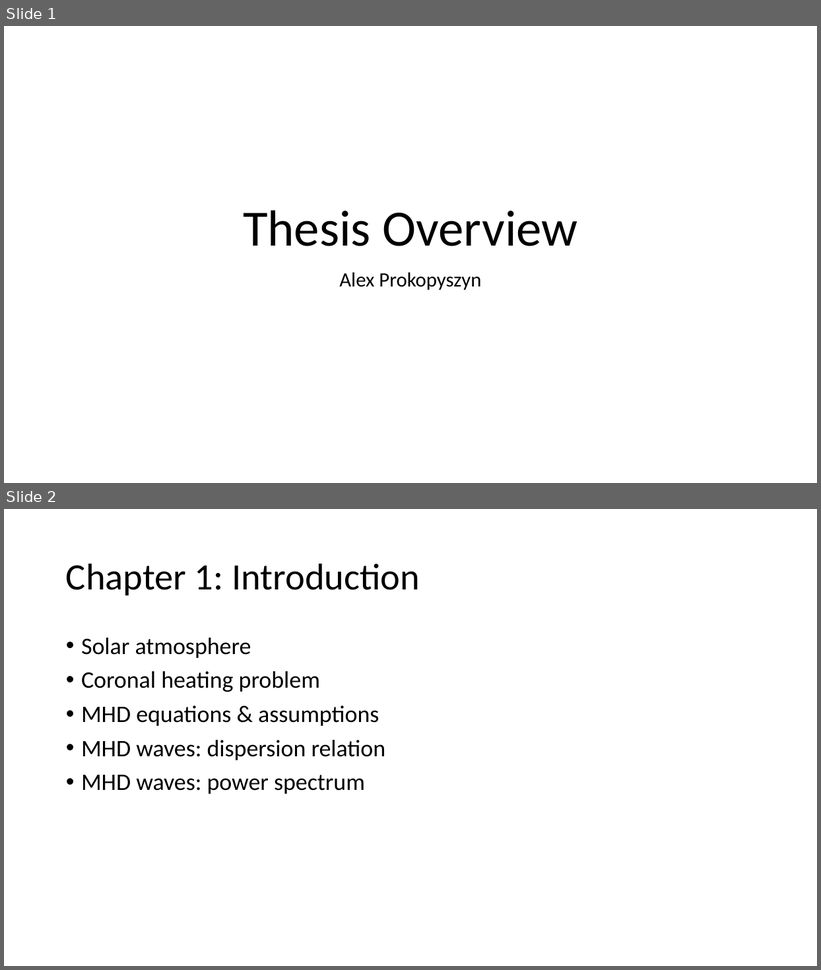
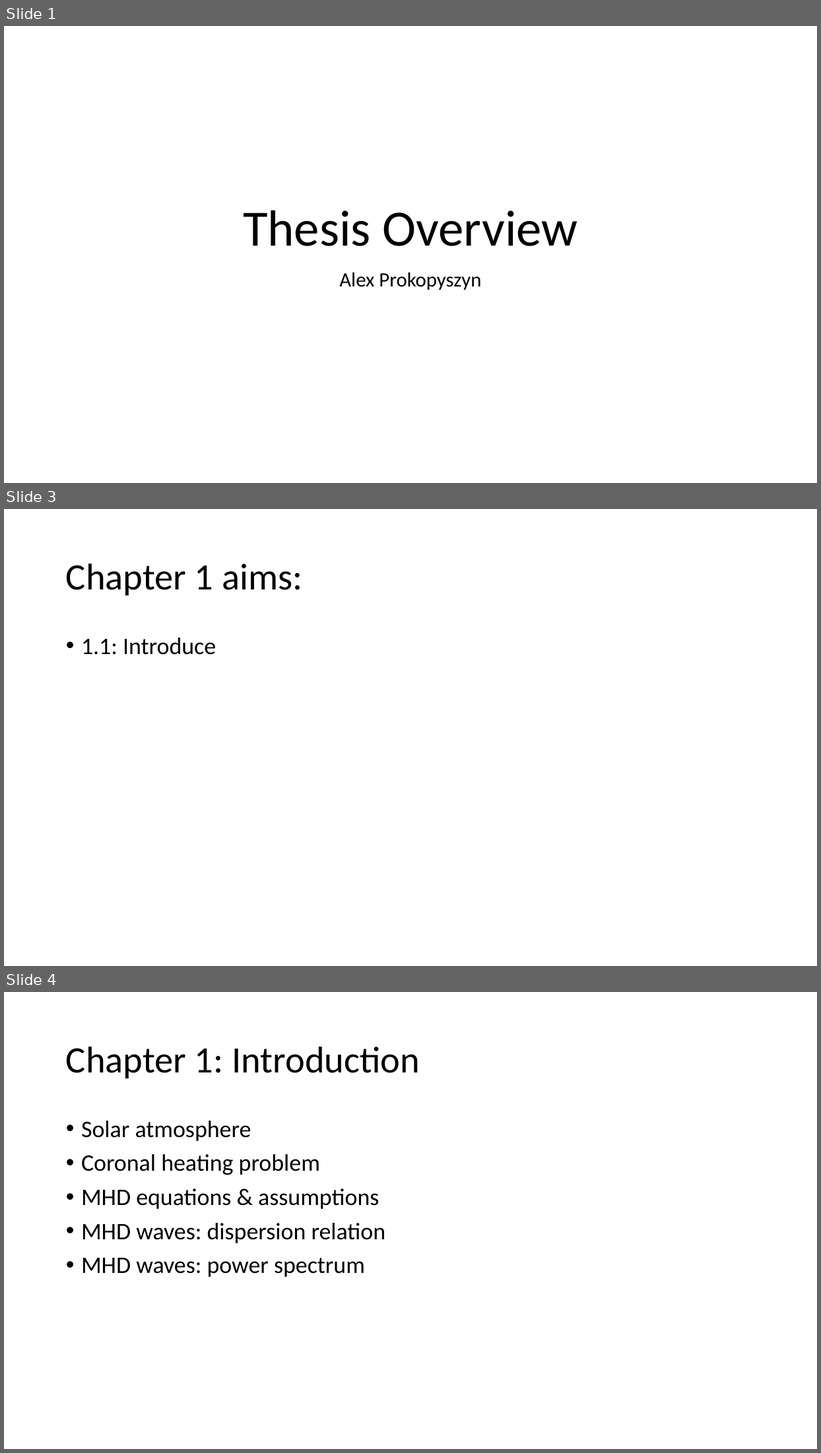
Before and after one commit to aleksyprok/apkp_thesis, a slide deck: Presentation/thesis_overview.pptx. Shown one above the other, each under a label of ours: slides 1 and 2 before the commit, slides 1, 3 and 4 after it; the slides between them are not shown. The pictures are 821x970 and 821x1453 pixels, drawn with LibreOffice and Linux fonts; fonts in the diff are those of the drawing. Boxes give left, top, right and bottom in pixels: in the first picture for what was removed or moved away, otherwise in the second. Text is boxed around its words. In the diff, an @@ line names an element or a change of style, - is before the commit and + after.

```diff
--- a/Presentation/thesis_overview.pptx
+++ b/Presentation/thesis_overview.pptx
@@ slide 3 added at [4,509,817,966], background #FFFFFF @@
@@ title added at [66,563,302,595], 44 pt, text #000000 @@
+Chapter 1 aims:
@@ text added at [81,638,216,655], 28 pt, text #000000 @@
+• 1.1: Introduce
@@ what was slide 2 is now slide 4 @@
```
Also in this commit, not shown: 1 slide changed, 6 other slides added.
